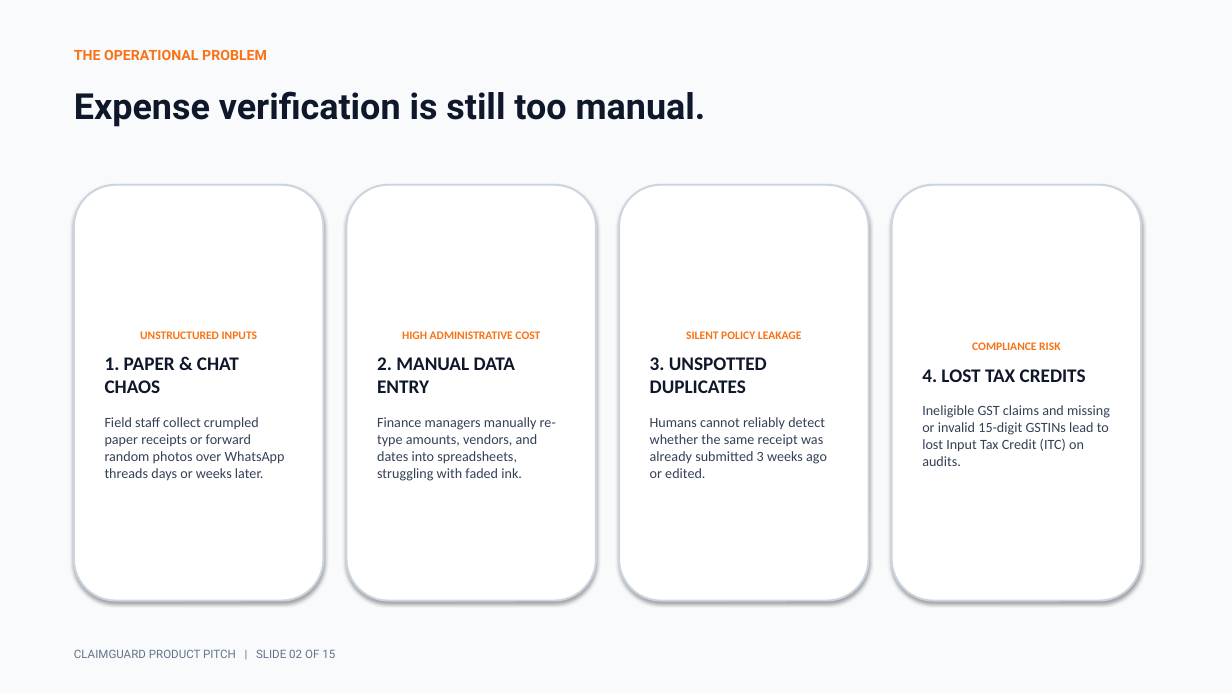
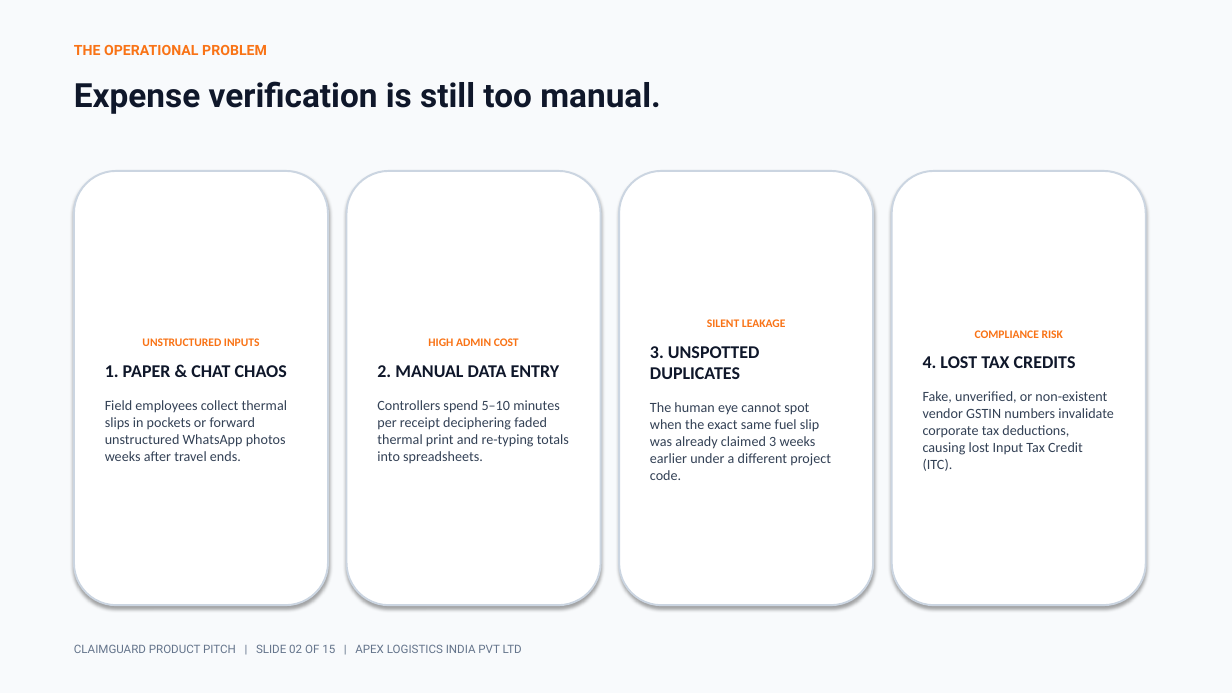
Before and after one commit to sgk18/Claim_guard, a slide deck: slide 2 of ClaimGuard_Product_Pitch.pptx. Drawn at 1232x693 pixels with LibreOffice and Linux fonts; fonts in the diff are those of the drawing. Boxes give left, top, right and bottom in pixels: in the first picture for what was removed or moved away, otherwise in the second. Text is boxed around its words. In the diff, an @@ line names an element or a change of style, - is before the commit and + after.

Commit message:
feat: add HTML product pitch presentation and PPTX generation script

```diff
--- a/ClaimGuard_Product_Pitch.pptx
+++ b/ClaimGuard_Product_Pitch.pptx
@@ text "THE OPERATIONAL PROBLEM": place and size @@
-text "THE OPERATIONAL PROBLEM" at box(74, 50, 267, 60)
+text "THE OPERATIONAL PROBLEM" at box(74, 45, 267, 55)
@@ text "Expense verification is still too ...": place and size @@
-text "Expense verification is still too ..." at box(74, 91, 706, 127)
+text "Expense verification is still too ..." at box(74, 81, 661, 114)
@@ text "Expense verification is still too ..." at box(74, 81, 661, 114): size 28 to 26 pt @@
@@ rounded rectangle "UNSTRUCTURED INPUTS": place and size @@
-rounded rectangle "UNSTRUCTURED INPUTS" at box(74, 185, 323, 601)
+rounded rectangle "UNSTRUCTURED INPUTS" at box(74, 171, 328, 605)
@@ rounded rectangle "HIGH ADMIN COST": place and size @@
-rounded rectangle "HIGH ADMIN COST" at box(347, 185, 596, 601)
+rounded rectangle "HIGH ADMIN COST" at box(347, 171, 601, 605)
@@ rounded rectangle "SILENT LEAKAGE": place and size @@
-rounded rectangle "SILENT LEAKAGE" at box(619, 185, 869, 601)
+rounded rectangle "SILENT LEAKAGE" at box(619, 171, 873, 605)
@@ rounded rectangle "COMPLIANCE RISK": place and size @@
-rounded rectangle "COMPLIANCE RISK" at box(892, 185, 1141, 601)
+rounded rectangle "COMPLIANCE RISK" at box(892, 171, 1146, 605)
@@ text in rounded rectangle at box(707, 319, 786, 327): text changed @@
-SILENT POLICY LEAKAGE
+SILENT LEAKAGE
@@ text in rounded rectangle at box(428, 338, 519, 346): text changed @@
-HIGH ADMINISTRATIVE COST
+HIGH ADMIN COST
@@ text in rounded rectangle at box(650, 346, 760, 379): size 15 to 14 pt in "3. UNSPOTTED DUPLICATES" @@
@@ text in rounded rectangle at box(923, 356, 1076, 368): size 15 to 14 pt in "4. LOST TAX CREDITS" @@
@@ text in rounded rectangle at box(105, 365, 287, 377): size 15 to 14 pt in "1. PAPER & CHAT CHAOS" @@
@@ text in rounded rectangle at box(377, 365, 560, 377): size 15 to 14 pt in "2. MANUAL DATA ENTRY" @@
@@ text in rounded rectangle at box(105, 400, 287, 461): text changed @@
-Field staff collect crumpled paper receipts or forward random photos over WhatsApp threads days or weeks later.
+Field employees collect thermal slips in pockets or forward unstructured WhatsApp photos weeks after travel ends.
@@ text in rounded rectangle at box(377, 400, 569, 463): text changed @@
-Finance managers manually re-type amounts, vendors, and dates into spreadsheets, struggling with faded ink.
+Controllers spend 5–10 minutes per receipt deciphering faded thermal print and re-typing totals into spreadsheets.
@@ text in rounded rectangle at box(650, 402, 831, 480): text changed @@
-Humans cannot reliably detect whether the same receipt was already submitted 3 weeks ago or edited.
+The human eye cannot spot when the exact same fuel slip was already claimed 3 weeks earlier under a different project code.
@@ text in rounded rectangle at box(923, 391, 1114, 471): text changed @@
-Ineligible GST claims and missing or invalid 15-digit GSTINs lead to lost Input Tax Credit (ITC) on audits.
+Fake, unverified, or non-existent vendor GSTIN numbers invalidate corporate tax deductions, causing lost Input Tax Credit (ITC).
@@ text at box(74, 644, 522, 653): text changed @@
-CLAIMGUARD PRODUCT PITCH | SLIDE 02 OF 15
+CLAIMGUARD PRODUCT PITCH | SLIDE 02 OF 15 | APEX LOGISTICS INDIA PVT LTD
```
Also in this commit, not shown: 14 other slides changed, 2 other files.
